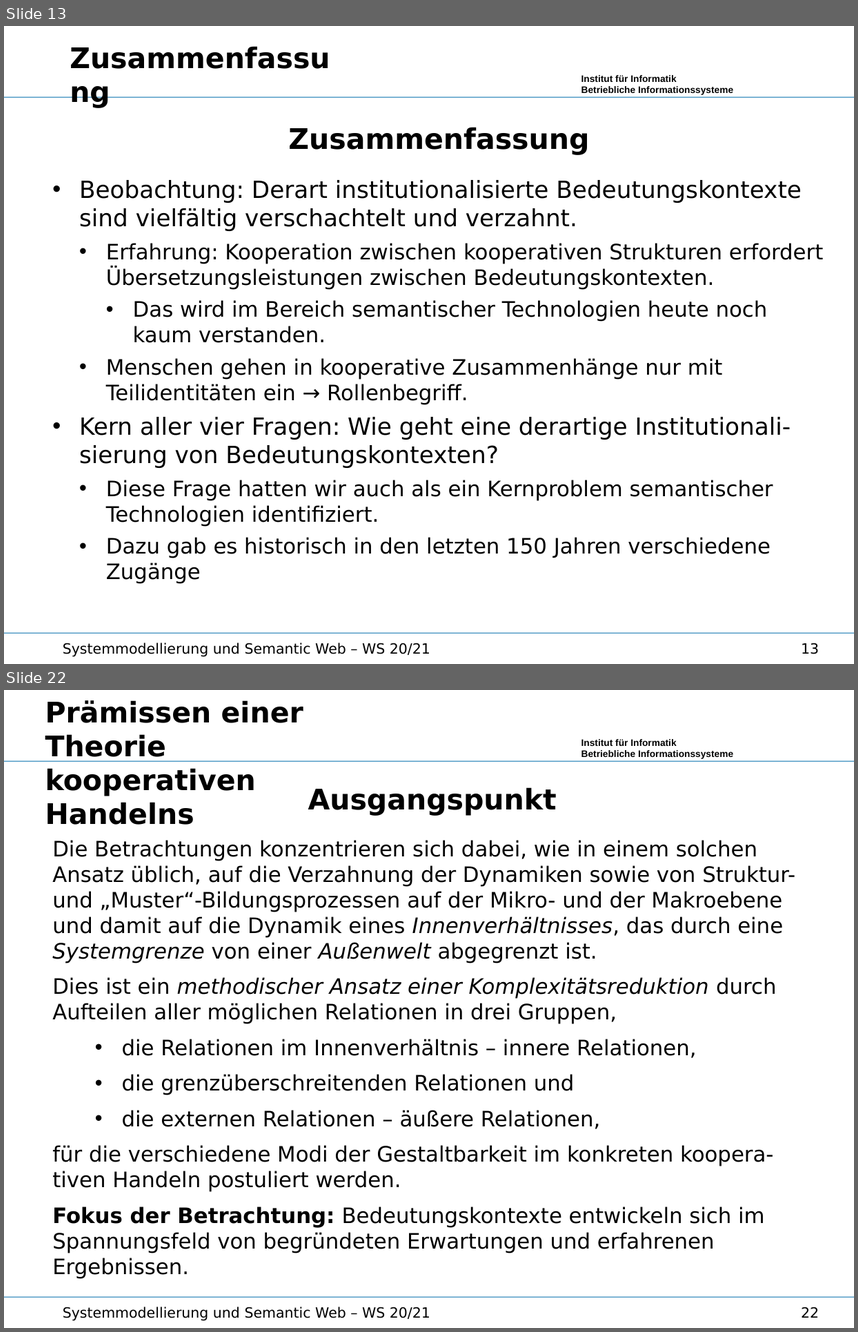
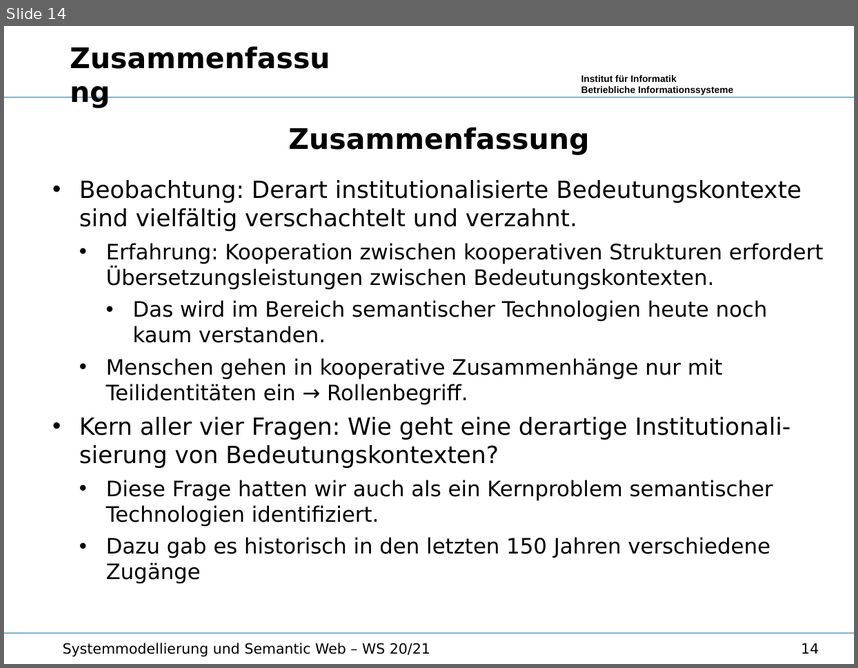
Before and after one commit to wumm-project/Leipzig-Seminar, a slide deck: Wintersemester-2020/Vorlesung/Storytelling.odp. Shown one above the other, each under a label of ours: slides 13 and 22 before the commit, slide 14 after it; the slides between them are not shown. The pictures are 858x1332 and 858x668 pixels, drawn with LibreOffice and Linux fonts; fonts in the diff are those of the drawing; background and template pictures are left out. Boxes give left, top, right and bottom in pixels: in the first picture for what was removed or moved away, otherwise in the second. Text is boxed around its words. In the diff, an @@ line names an element or a change of style, - is before the commit and + after.

```diff
--- a/Wintersemester-2020/Vorlesung/Storytelling.odp
+++ b/Wintersemester-2020/Vorlesung/Storytelling.odp
@@ slide 22 removed at (x1=4, y1=690, x2=854, y2=1328), background #FFFFFF; not listed: 3 template elements that a slide beside it also shows @@
@@ text removed at (x1=45, y1=700, x2=303, y2=825) @@
-Prämissen einer Theorie
-kooperativen Handelns
@@ text removed at (x1=52, y1=787, x2=795, y2=1279) @@
-Ausgangspunkt
-Die Betrachtungen konzentrieren sich dabei, wie in einem solchen Ansatz üblich, auf die Verzahnung der Dynamiken sowie von Struktur- und „Muster“-Bildungsprozessen auf der Mikro- und der Makroebene und damit auf die Dynamik eines Innenverhältnisses, das durch eine Systemgrenze von einer Außenwelt abgegrenzt ist.
-Dies ist ein methodischer Ansatz einer Komplexitätsreduktion durch Aufteilen aller möglichen Relationen in drei Gruppen,
-  • die Relationen im Innenverhältnis – innere Relationen,
-  • die grenzüberschreitenden Relationen und
-  • die externen Relationen – äußere Relationen,
-für die verschiedene Modi der Gestaltbarkeit im konkreten koopera-tiven Handeln postuliert werden.
-Fokus der Betrachtung: Bedeutungskontexte entwickeln sich im Spannungsfeld von begründeten Erwartungen und erfahrenen Ergebnissen.
@@ text removed at (x1=63, y1=1306, x2=430, y2=1321) @@
-Systemmodellierung und Semantic Web – WS 20/21
@@ page number removed at (x1=801, y1=1306, x2=819, y2=1317) @@
-22
@@ what was slide 13 is now slide 14 @@
@@ page number at (x1=801, y1=643, x2=819, y2=653): text changed @@
-13
+14
```
Also in this commit, not shown: 6 slides changed, 1 slide added, 20 other slides removed, 6 other files.
